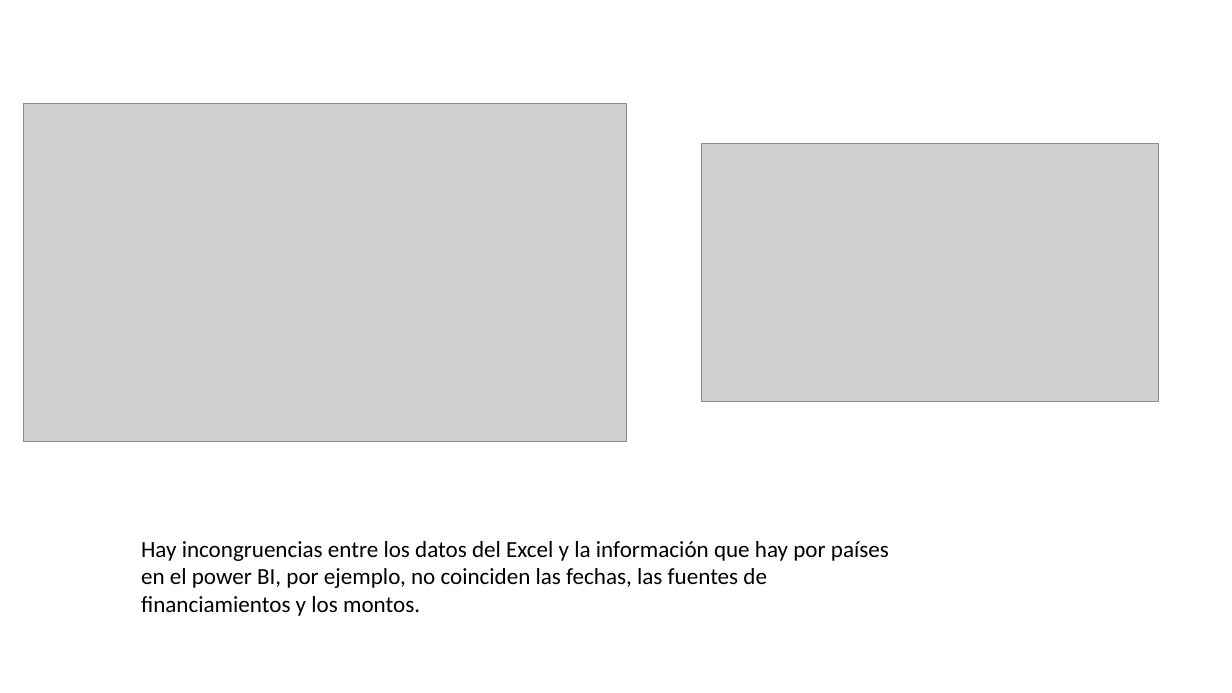
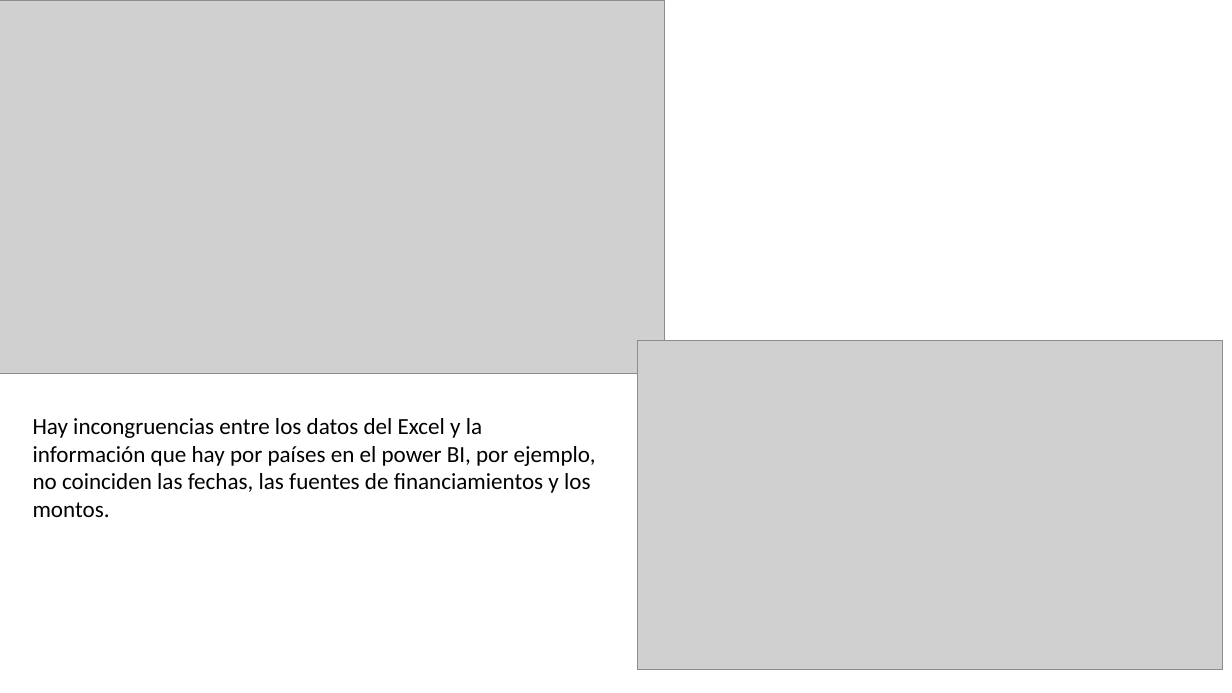
Before and after one commit to Sud-Austral/DATA-GLOBAL, a slide deck: slide 2 of Aportes al power BI ferebro 2021.pptx. Drawn at 1232x693 pixels with LibreOffice and Linux fonts; fonts in the diff are those of the drawing; grey boxes stand for pictures. Boxes give left, top, right and bottom in pixels: in the first picture for what was removed or moved away, otherwise in the second. Text is boxed around its words. In the diff, an @@ line names an element or a change of style, - is before the commit and + after.

```diff
--- a/Aportes al power BI ferebro 2021.pptx
+++ b/Aportes al power BI ferebro 2021.pptx
@@ picture: place and size @@
-picture at box(23, 104, 626, 443)
+picture at box(0, 0, 665, 373)
@@ picture: place and size @@
-picture at box(701, 144, 1159, 401)
+picture at box(638, 341, 1224, 670)
@@ text "Hay incongruencias entre los datos ..." rewrapped from box(141, 541, 889, 616) to box(33, 418, 596, 517) @@
```
Also in this commit, not shown: 2 other files.
